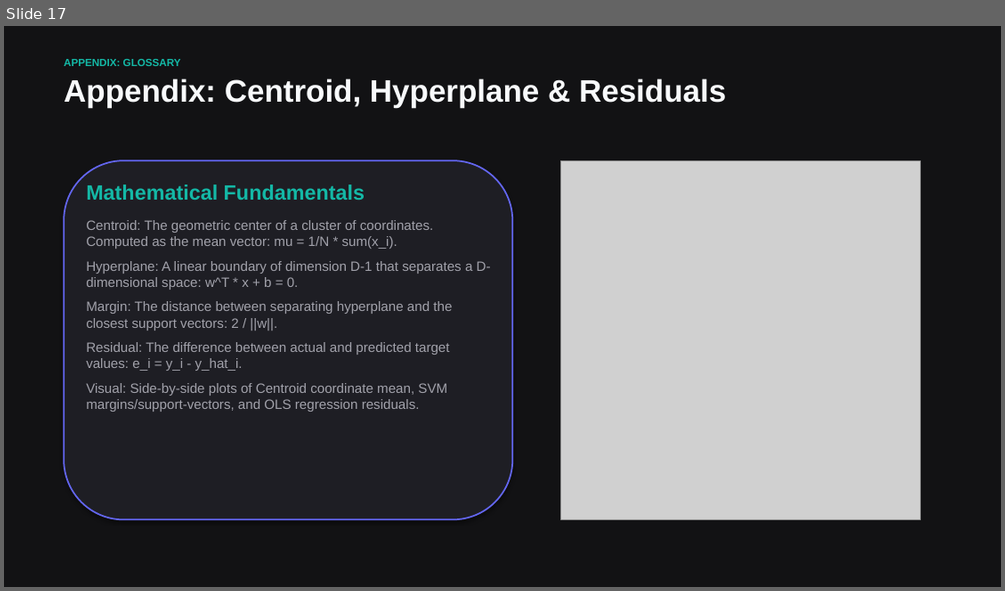
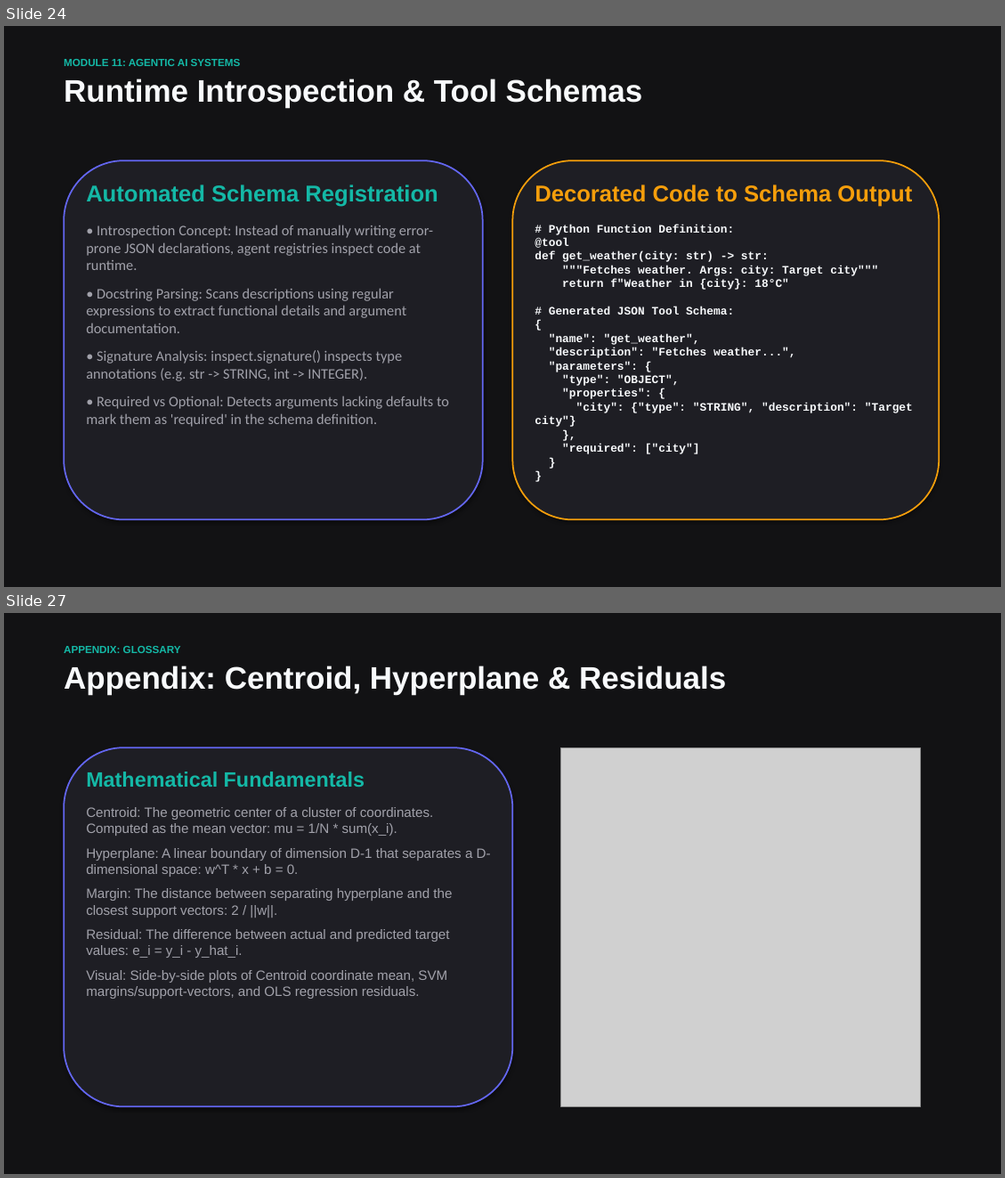
Before and after one commit to vdonthireddy/ai-course, a slide deck: machine_learning_fundamentals.pptx. Shown one above the other, each under a label of ours: slide 17 before the commit, slides 24 and 27 after it; the slides between them are not shown. The pictures are 1005x591 and 1005x1178 pixels, drawn with LibreOffice and Linux fonts; fonts in the diff are those of the drawing; grey boxes stand for pictures. Boxes give left, top, right and bottom in pixels: in the first picture for what was removed or moved away, otherwise in the second. Text is boxed around its words. In the diff, an @@ line names an element or a change of style, - is before the commit and + after.

Commit message:
Expand ML fundamentals presentation with Deep Learning and Agentic AI slides

```diff
--- a/machine_learning_fundamentals.pptx
+++ b/machine_learning_fundamentals.pptx
@@ slide 24 added at box(4, 26, 1001, 587), background #121214 @@
@@ text added at box(64, 59, 241, 66), 10 pt, text #14B8A6, bold @@
+MODULE 11: AGENTIC AI SYSTEMS
@@ text added at box(64, 79, 643, 108), 30 pt, text #F8FAFC, bold @@
+Runtime Introspection & Tool Schemas
@@ rounded rectangle added at box(64, 160, 483, 520), fill #1E1E24, outline #6366F1 1.5 pt @@
@@ text added at box(86, 184, 449, 426), 14 pt, text #A1A1AA @@
+Automated Schema Registration
+• Introspection Concept: Instead of manually writing error-prone JSON declarations, agent registries inspect code at runtime.
+• Docstring Parsing: Scans descriptions using regular expressions to extract functional details and argument documentation.
+• Signature Analysis: inspect.signature() inspects type annotations (e.g. str -> STRING, int -> INTEGER).
+• Required vs Optional: Detects arguments lacking defaults to mark them as 'required' in the schema definition.
@@ rounded rectangle added at box(512, 160, 938, 520), fill #1E1E24, outline #F59E0B 1.5 pt @@
@@ text added at box(534, 184, 913, 454), 11 pt, text #F8FAFC, bold @@
+Decorated Code to Schema Output
+# Python Function Definition:
+@tool
+def get_weather(city: str) -> str:
+"""Fetches weather. Args: city: Target city"""
+return f"Weather in {city}: 18°C"
+# Generated JSON Tool Schema:
+{
+"name": "get_weather",
+"description": "Fetches weather...",
+"parameters": {
+"type": "OBJECT",
+"properties": {
+"city": {"type": "STRING", "description": "Target city"}
+},
+"required": ["city"]
+}
+}
@@ what was slide 17 is now slide 27 @@
```
Also in this commit, not shown: 6 slides changed, 9 other slides added, 2 other files.
